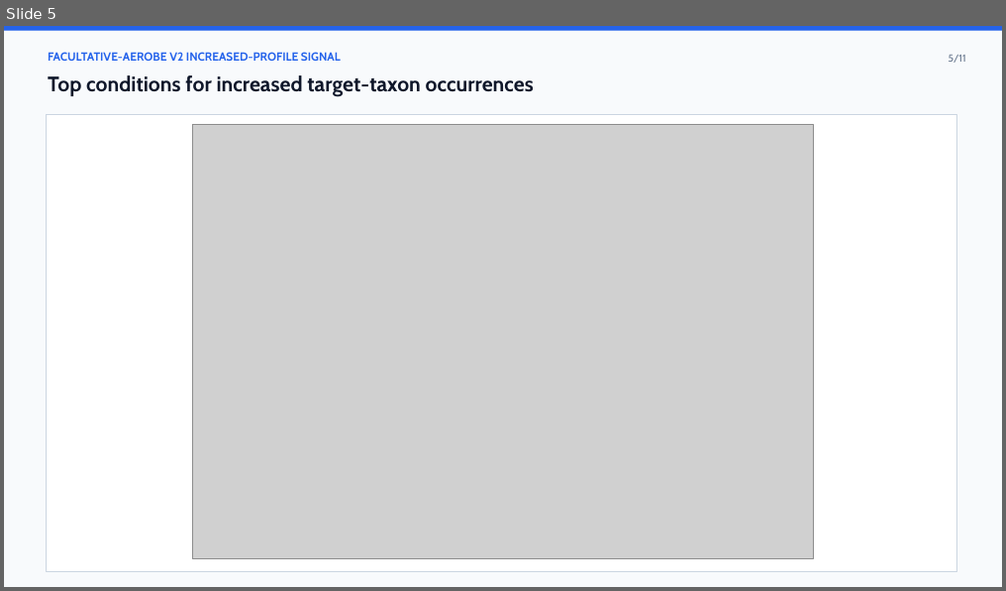
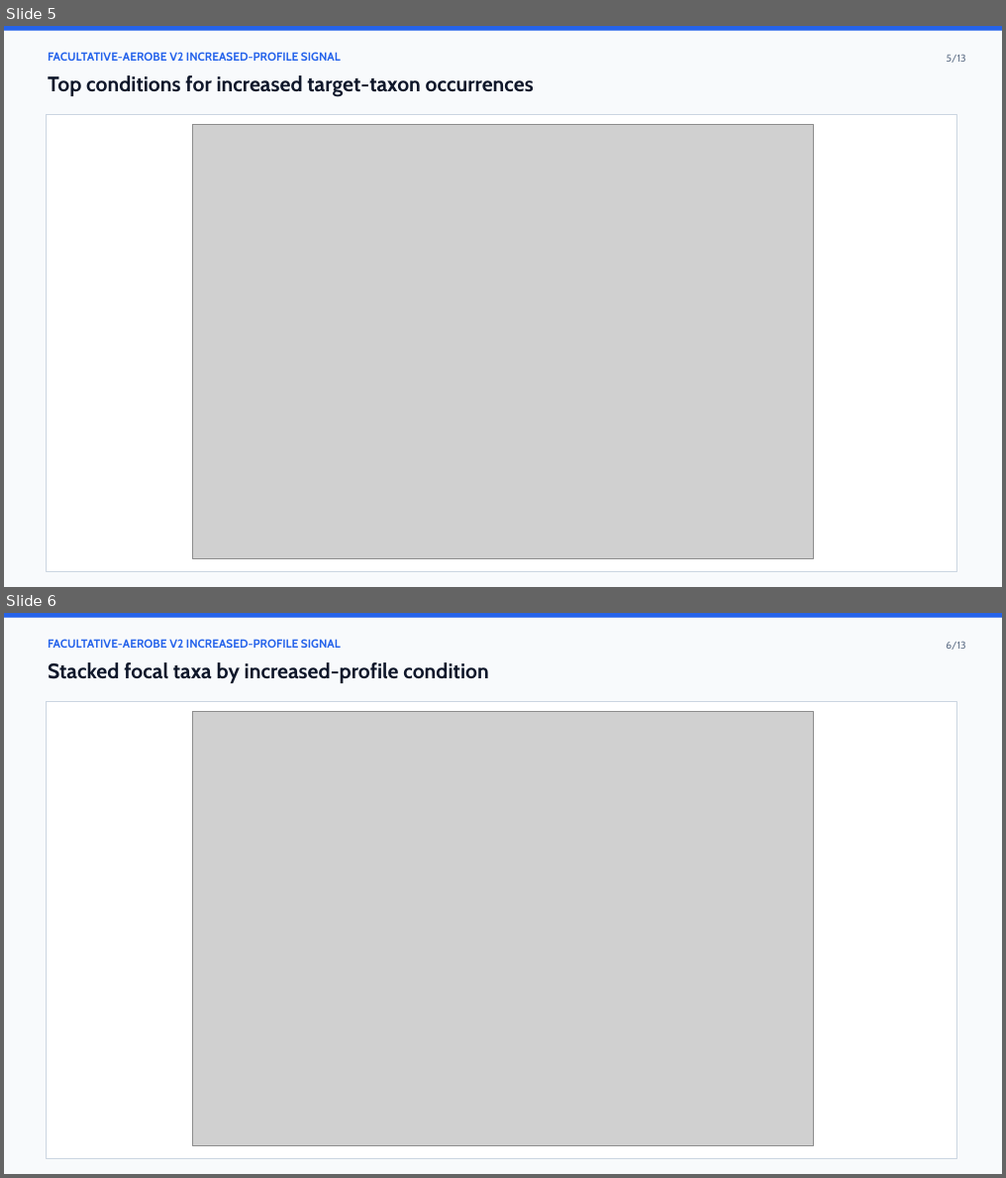
Before and after one commit to CultureBotAI/microbial-trait-profiling, a slide deck: trait-visualization/trait-profile-investigation/trait_profile_investigation_figures.pptx. Shown one above the other, each under a label of ours: slide 5 before the commit, slides 5 and 6 after it. The pictures are 1006x591 and 1006x1178 pixels, drawn with LibreOffice and Linux fonts; fonts in the diff are those of the drawing; grey boxes stand for pictures. Boxes give left, top, right and bottom in pixels: in the first picture for what was removed or moved away, otherwise in the second. Text is boxed around its words. In the diff, an @@ line names an element or a change of style, - is before the commit and + after.

Commit message:
Add stacked target taxa charts to trait profile deck

```diff
--- a/trait-visualization/trait-profile-investigation/trait_profile_investigation_figures.pptx
+++ b/trait-visualization/trait-profile-investigation/trait_profile_investigation_figures.pptx
@@ slide 6 added at (4,613,1002,1174), background #FFFFFF @@
@@ rectangle added at (4,613,1002,1174), fill #F8FAFC @@
@@ rectangle added at (4,613,1002,618), fill #2563EB @@
@@ text added at (48,639,341,648), 11.2 pt, text #2563EB, bold @@
+FACULTATIVE-AEROBE V2 INCREASED-PROFILE SIGNAL
@@ text added at (945,641,965,650), 9.8 pt, text #64748B @@
+6/13
@@ text added at (48,663,488,683), 20.2 pt, text #0F172A, bold @@
+Stacked focal taxa by increased-profile condition
@@ rectangle added at (46,702,957,1158), fill #FFFFFF, outline #CBD5E1 0.75 pt @@
@@ picture added at (193,711,813,1146) @@
@@ slide 5 changed as well @@
@@ text at (946,54,966,63): text changed @@
-5/11
+5/13
```
Also in this commit, not shown: 10 other slides changed, 1 other slide added, 17 other files.
